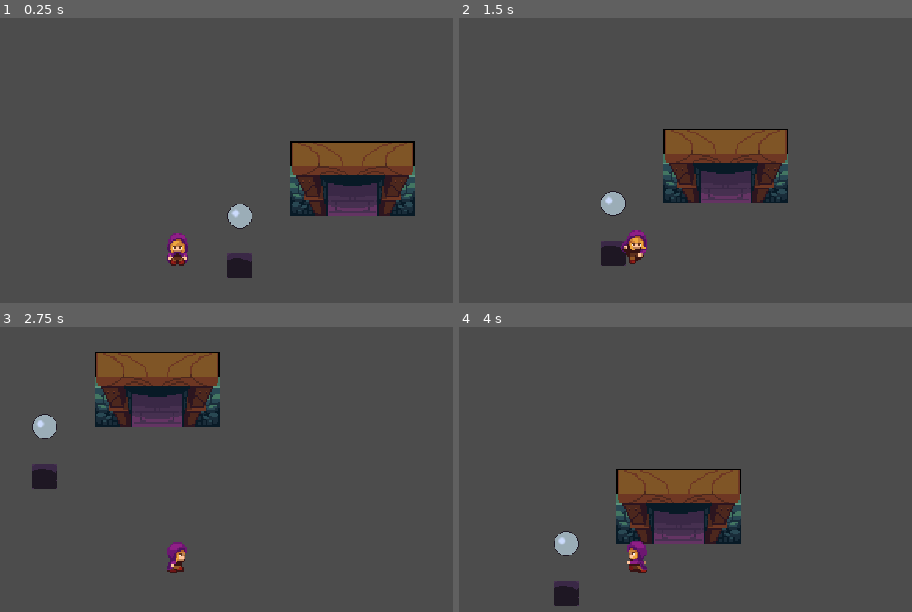
Above: before the commit, frames 1-4 (two rows, left to right).
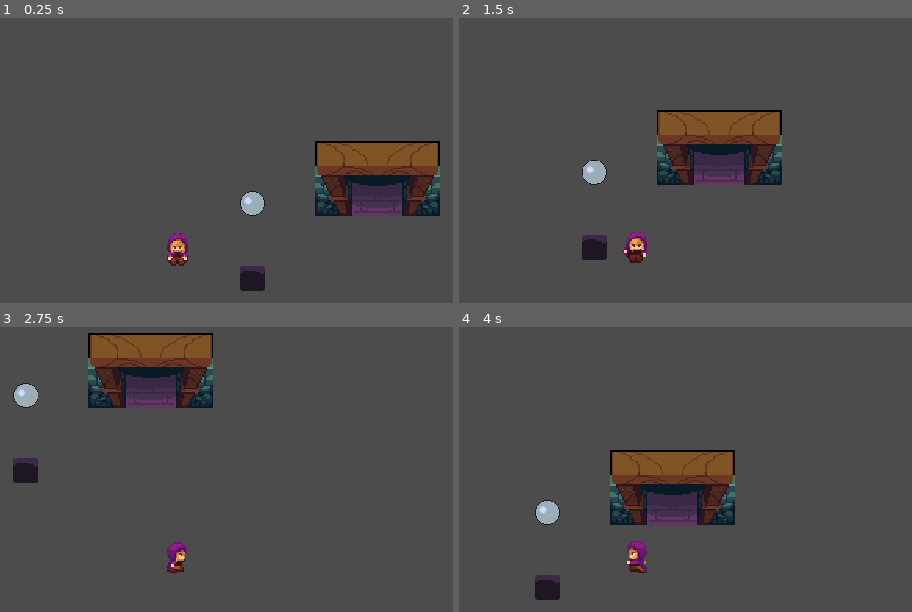
Above: after the commit, the same moments.

Repository: bc5g15/rock-push
Game: Godot game, scene res://LevelTemplate.tscn
Same seed, same stepped clock (60 frames per second), same inputs: the game is played once before the commit and once after it. This scene is started directly instead of the project's main scene.
Inputs:
- Up to frame 1 (0.25 s): no input
- Up to frame 2 (1.5 s): tap Enter (ui_accept) at 0.5, 0.77 s; hold D (right) 0.53-1.28 s; hold S (down) from 1.28 s (still down)
- Up to frame 3 (2.75 s): tap Enter (ui_accept) at 1.52 s; release S (down) at 2.03 s; hold D (right) from 2.03 s (still down)
- Up to frame 4 (4 s): release D (right) at 2.78 s; hold W (up) 2.78-3.53 s; tap Enter (ui_accept) at 3.02, 3.77 s; hold A (left) from 3.53 s (still down)

The runs differ from the first frame. In frame 1, 7.2% of the frame differs, in the area x 50-98%, y 43-96%; in frame 2, 10%, in the area x 27-73%, y 32-88%; in frame 3, 9.8%; in frame 4, 9.7%.

Commit message:
Correct template grid snap

Diff:
--- a/LevelTemplate.tscn
+++ b/LevelTemplate.tscn
@@ -17,15 +17,15 @@
 [node name="Walls" parent="." instance=ExtResource( 4 )]
 
 [node name="Hole" parent="." instance=ExtResource( 7 )]
-position = Vector2( 64, 72 )
+position = Vector2( 64, 80 )
 
 [node name="Obstructions" parent="." instance=ExtResource( 3 )]
 
 [node name="Rock" parent="." instance=ExtResource( 5 )]
-position = Vector2( 64, 40 )
+position = Vector2( 64, 32 )
 
 [node name="Player" parent="." instance=ExtResource( 1 )]
-position = Vector2( 24, 64 )
+position = Vector2( 16, 64 )
 
 [node name="LevelExit" parent="." instance=ExtResource( 2 )]
-position = Vector2( 104, 0 )
+position = Vector2( 112, 0 )
